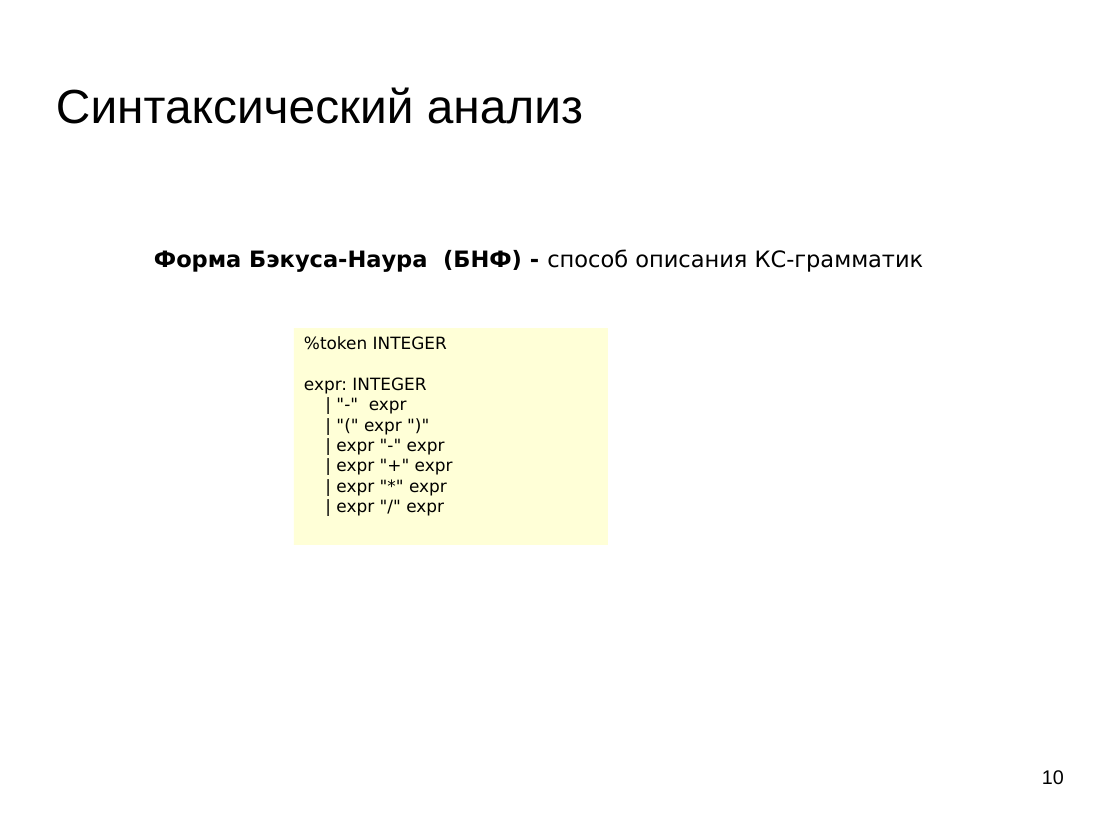
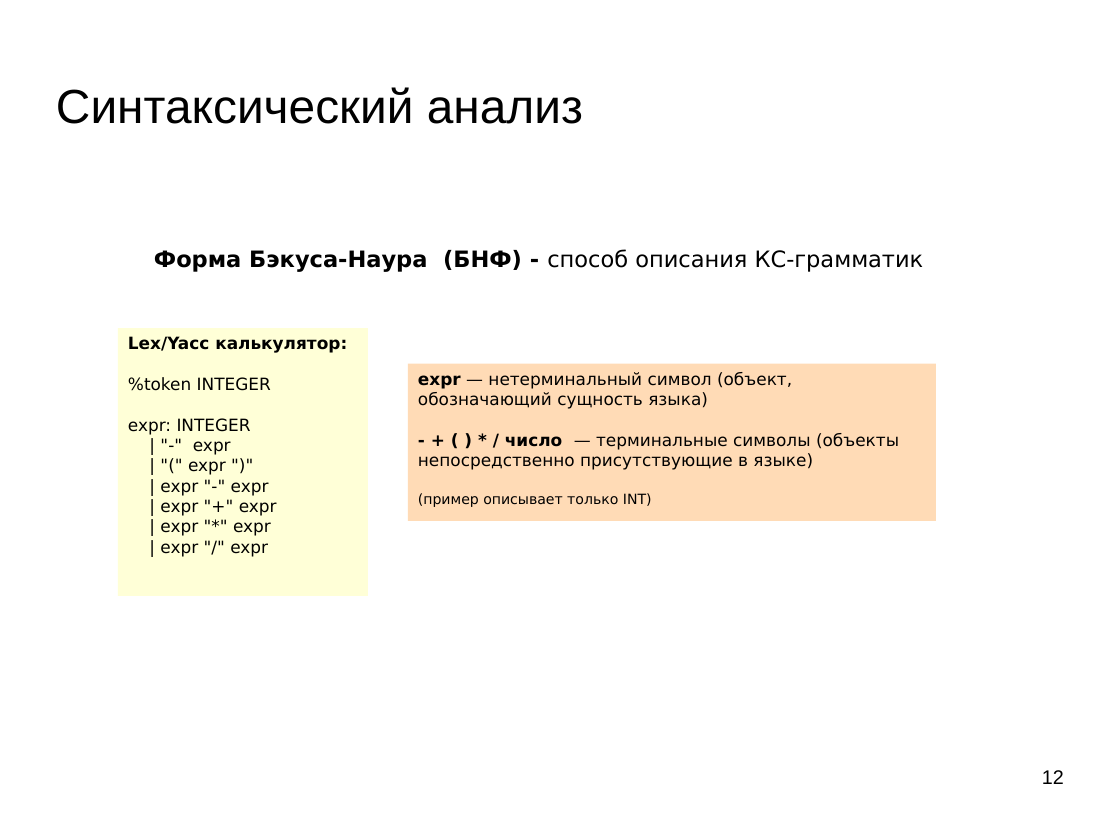
Before and after one commit to mechanoid5/ml_nlp_2022, a slide deck: slide 12 of 07-synt-grammar.odp (slide 10 before the commit). Drawn at 1120x840 pixels with LibreOffice and Linux fonts; fonts in the diff are those of the drawing; background and template pictures are left out. Boxes give left, top, right and bottom in pixels: in the first picture for what was removed or moved away, otherwise in the second. Text is boxed around its words. In the diff, an @@ line names an element or a change of style, - is before the commit and + after.

```diff
--- a/07-synt-grammar.odp
+++ b/07-synt-grammar.odp
@@ rectangle "Lex/Yacc калькулятор:": place and size @@
-rectangle "Lex/Yacc калькулятор:" at (294, 328, 608, 546)
+rectangle "Lex/Yacc калькулятор:" at (118, 328, 368, 597)
@@ text in rectangle at (128, 336, 347, 353): paragraph added @@
+Lex/Yacc калькулятор:
@@ rectangle added at (409, 364, 937, 521), fill #FFDBB6, 12 pt, text #000000 @@
+expr — нетерминальный символ (объект, обозначающий сущность языка)
+- + ( ) * / число — терминальные символы (объекты непосредственно присутствующие в языке)
+(пример описывает только INT)
@@ page number at (1042, 770, 1064, 784): text changed @@
-10
+12
```
Also in this commit, not shown: 5 other slides changed, 2 slides added, 6 other files.
